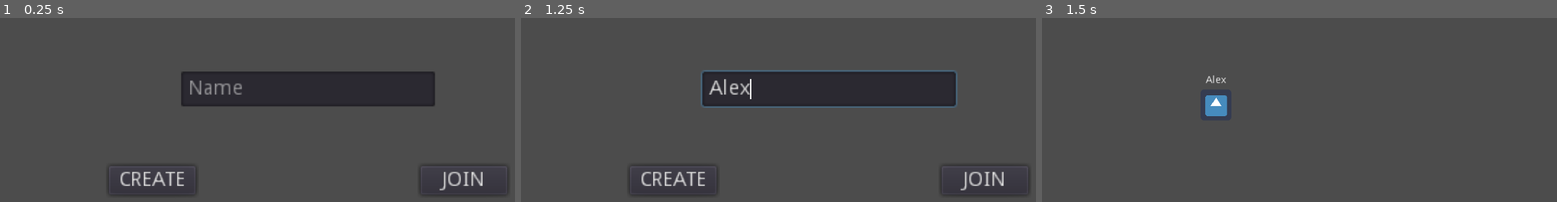
Above: before the commit, frames 1-3 (left to right).
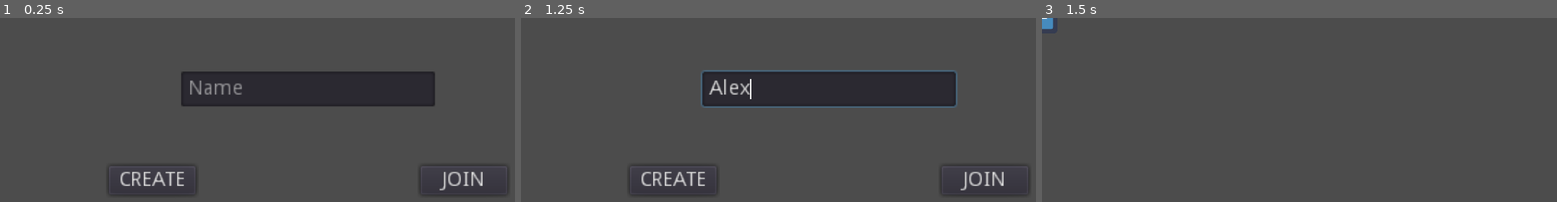
Above: after the commit, the same moments.

Repository: Tornadowarnung/Pong
Game: Godot game, scene res://interface/MainMenu.tscn
Two runs of this game, one before a commit and one after it. Both use one fixed random seed, a clock stepped at 60 frames per second and the inputs below. The engine's default icon, where the game draws it, is replaced by a stand-in: a white triangle on a blue panel in a dark square.
Inputs (mouse positions are in pixels of both pictures, inside the frame that each line leads up to):
- Up to frame 1 (0.25 s): no input
- Up to frame 2 (1.25 s): click (830, 89) at 0.52 s; type "Alex" at 0.6 s
- Up to frame 3 (1.5 s): click "CREATE" at 1.25 s

Frames 1-2 are identical in both runs. In frame 3, 0.7% of the frame differs, in the area x 0-37%, y 0-54%.
Error after the commit: Parse Error: The method "move_and_collide" isn't declared in the current class. (res://player/Player.gd:45)

Commit message:
add movement logic to the player script

Diff:
--- a/interface/MainMenu.tscn
+++ b/interface/MainMenu.tscn
@@ -8,7 +8,7 @@
 resource_name = "StartButtons"
 _sections_unfolded = [ "Resource" ]
 
-[node name="MainMenu" type="Control"]
+[node name="MainMenu" type="Control" index="0"]
 
 anchor_left = 0.0
 anchor_top = 0.0
--- a/player/Player.gd
+++ b/player/Player.gd
@@ -1,8 +1,62 @@
 extends Node2D
 
+const MOVE_SPEED = 10.0
+const MAX_HP = 100
+
+enum MoveDirection { UP, DOWN, LEFT, RIGHT, NONE }
+
+slave var slave_position = Vector2()
+slave var slave_movement = MoveDirection.NONE
+
+var health_points = MAX_HP
 var player_name
 
-func init(nameIn, positionIn, someboolean):
+func _ready():
+	_update_health_bar()
+
+func _physics_process(delta):
+	var direction = MoveDirection.NONE
+	if is_network_master():
+		if Input.is_action_pressed('left'):
+			direction = MoveDirection.LEFT
+		if Input.is_action_pressed('right'):
+			direction = MoveDirection.RIGHT
+		if Input.is_action_pressed('up'):
+			direction = MoveDirection.UP
+		if Input.is_action_pressed('down'):
+			direction = MoveDirection.DOWN
+
+		rset_unreliable('slave_position', position)
+		rset('slave_movement', direction)
+		_move(direction)
+
+	else:
+		_move(slave_movement)
+		position = slave_position
+
+	if get_tree().is_network_server():
+		Network.update_position(int(name), position)
+
+func _move(direction):
+	match direction:
+		MoveDirection.NONE:
+			return
+		MoveDirection.UP:
+			move_and_collide(Vector2(0, -MOVE_SPEED))
+		MoveDirection.DOWN:
+			move_and_collide(Vector2(0, MOVE_SPEED))
+		MoveDirection.LEFT:
+			move_and_collide(Vector2(-MOVE_SPEED, 0))
+		MoveDirection.RIGHT:
+			move_and_collide(Vector2(MOVE_SPEED, 0))
+
+func _update_health_bar():
+	return
+
+func init(nameIn, positionIn, is_slave):
+	print('Instancing player ' + nameIn)
 	player_name = nameIn
 	position = positionIn
 	$CenterContainer/Label.text = player_name
+	if is_slave:
+		$Sprite.texture = load('res://icon-alt.png')
--- a/player/Player.tscn
+++ b/player/Player.tscn
@@ -1,17 +1,30 @@
-[gd_scene load_steps=3 format=2]
+[gd_scene load_steps=4 format=2]
 
 [ext_resource path="res://player/Player.gd" type="Script" id=1]
 [ext_resource path="res://icon.png" type="Texture" id=2]
 
-[node name="Player" type="Node2D" index="0"]
+[sub_resource type="RectangleShape2D" id=1]
 
+custom_solver_bias = 0.0
+extents = Vector2( 31.115, 30.7282 )
+
+[node name="Player" type="KinematicBody2D" index="0"]
+
+input_pickable = false
+collision_layer = 1
+collision_mask = 1
+collision/safe_margin = 0.08
 script = ExtResource( 1 )
 
-[node name="Sprite" type="Sprite" parent="." index="0"]
+[node name="CollisionShape2D" type="CollisionShape2D" parent="." index="0"]
+
+shape = SubResource( 1 )
+
+[node name="Sprite" type="Sprite" parent="." index="1"]
 
 texture = ExtResource( 2 )
 
-[node name="CenterContainer" type="CenterContainer" parent="." index="1"]
+[node name="CenterContainer" type="CenterContainer" parent="." index="2"]
 
 anchor_left = 0.0
 anchor_top = 0.0
--- a/project.godot
+++ b/project.godot
@@ -24,6 +24,21 @@
 window/size/resizable=false
 window/size/borderless=true
 
+[input]
+
+left=[ Object(InputEventKey,"resource_local_to_scene":false,"resource_name":"","device":0,"alt":false,"shift":false,"control":false,"meta":false,"command":false,"pressed":false,"scancode":16777231,"unicode":0,"echo":false,"script":null)
+, Object(InputEventKey,"resource_local_to_scene":false,"resource_name":"","device":0,"alt":false,"shift":false,"control":false,"meta":false,"command":false,"pressed":false,"scancode":65,"unicode":0,"echo":false,"script":null)
+ ]
+right=[ Object(InputEventKey,"resource_local_to_scene":false,"resource_name":"","device":0,"alt":false,"shift":false,"control":false,"meta":false,"command":false,"pressed":false,"scancode":68,"unicode":0,"echo":false,"script":null)
+, Object(InputEventKey,"resource_local_to_scene":false,"resource_name":"","device":0,"alt":false,"shift":false,"control":false,"meta":false,"command":false,"pressed":false,"scancode":16777233,"unicode":0,"echo":false,"script":null)
+ ]
+up=[ Object(InputEventKey,"resource_local_to_scene":false,"resource_name":"","device":0,"alt":false,"shift":false,"control":false,"meta":false,"command":false,"pressed":false,"scancode":16777232,"unicode":0,"echo":false,"script":null)
+, Object(InputEventKey,"resource_local_to_scene":false,"resource_name":"","device":0,"alt":false,"shift":false,"control":false,"meta":false,"command":false,"pressed":false,"scancode":87,"unicode":0,"echo":false,"script":null)
+ ]
+down=[ Object(InputEventKey,"resource_local_to_scene":false,"resource_name":"","device":0,"alt":false,"shift":false,"control":false,"meta":false,"command":false,"pressed":false,"scancode":83,"unicode":0,"echo":false,"script":null)
+, Object(InputEventKey,"resource_local_to_scene":false,"resource_name":"","device":0,"alt":false,"shift":false,"control":false,"meta":false,"command":false,"pressed":false,"scancode":16777234,"unicode":0,"echo":false,"script":null)
+ ]
+
 [rendering]
 
 environment/default_environment="res://default_env.tres"
Binary file added: icon-alt.png
Not shown, added: icon-alt.png.import
